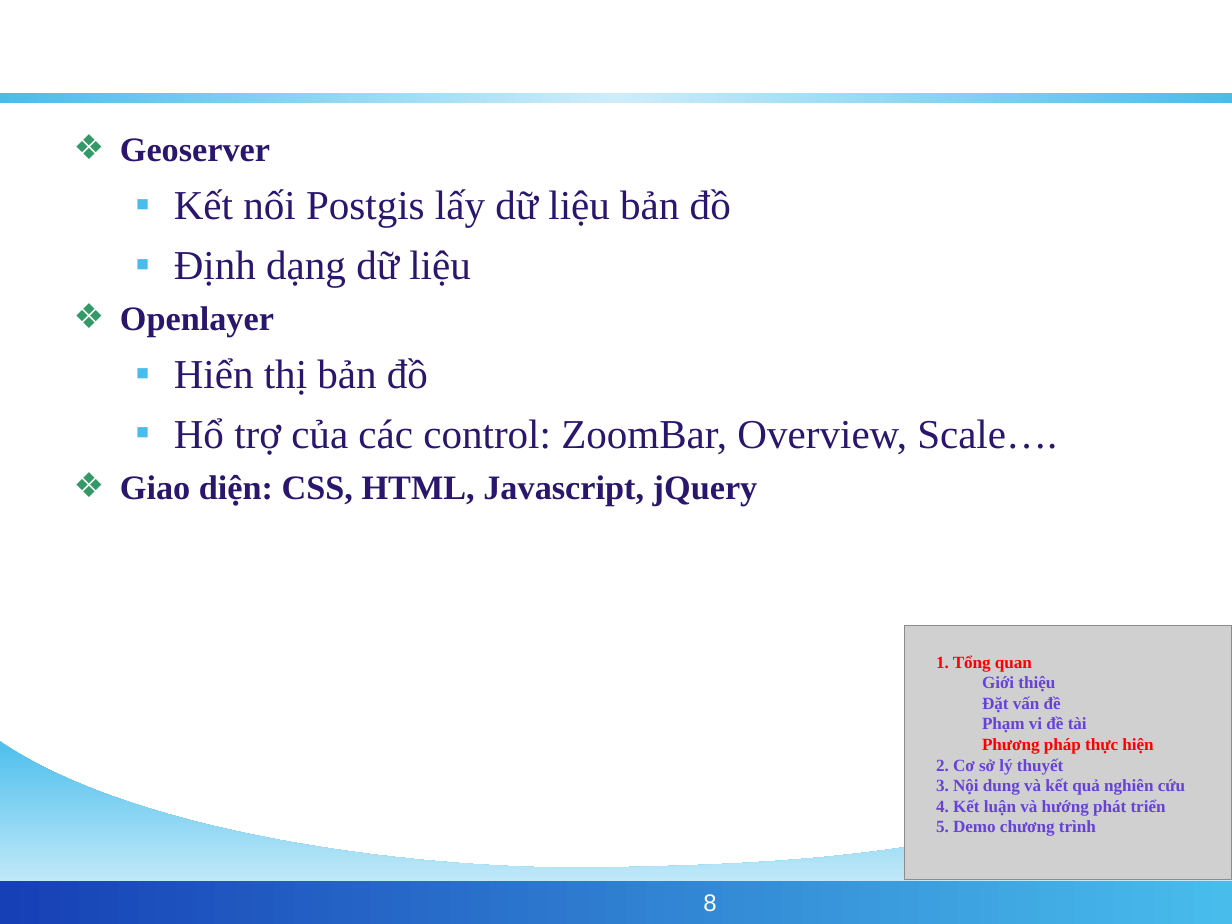
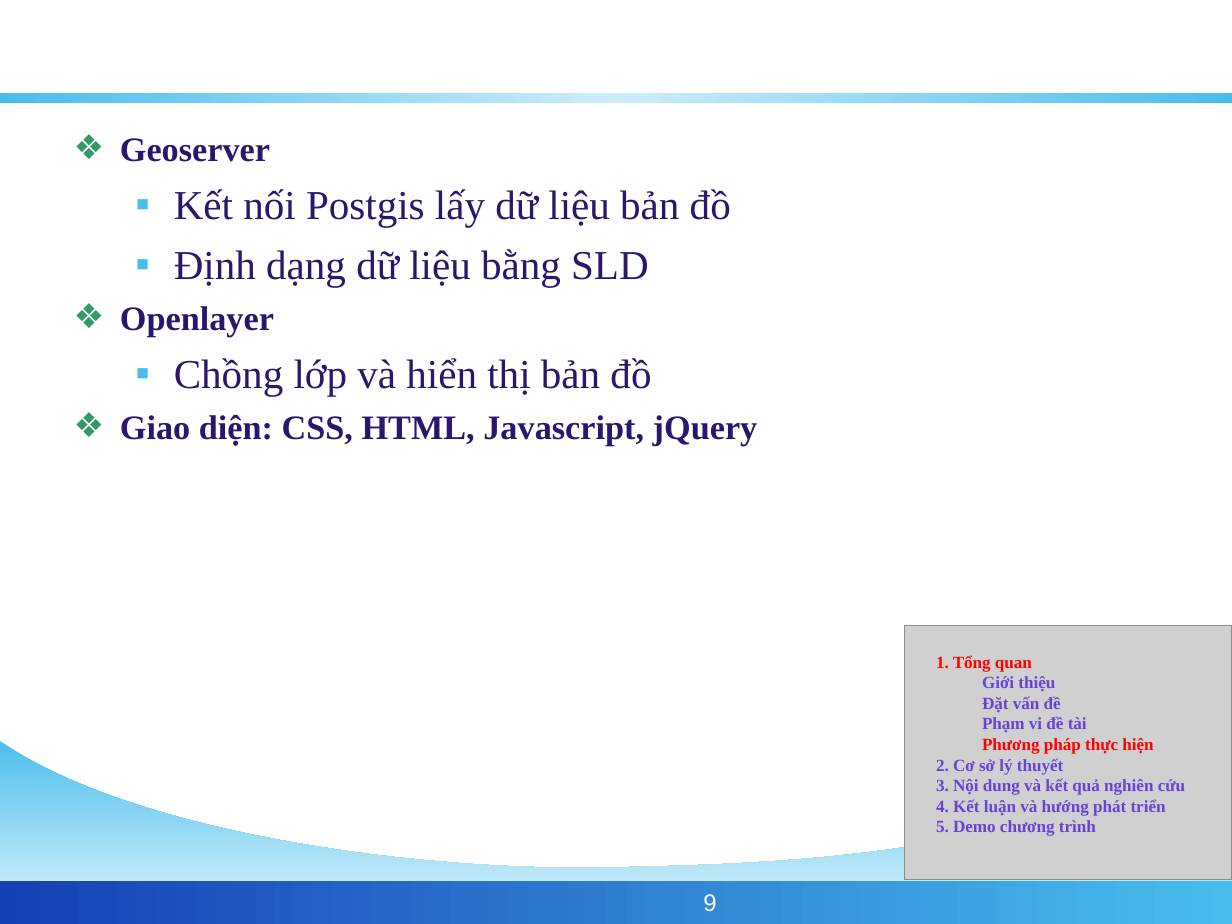
Before and after one commit to phamngsinh/cantho-webgis, a slide deck: slide 9 of Document/Bao Cao/BaoCaoLuanVan.ppt (slide 8 before the commit). Drawn at 1232x924 pixels with LibreOffice and Linux fonts; fonts in the diff are those of the drawing; grey boxes stand for pictures; background and template pictures are left out. Boxes give left, top, right and bottom in pixels: in the first picture for what was removed or moved away, otherwise in the second. Text is boxed around its words. In the diff, an @@ line names an element or a change of style, - is before the commit and + after.

```diff
--- a/Document/Bao Cao/BaoCaoLuanVan.ppt
+++ b/Document/Bao Cao/BaoCaoLuanVan.ppt
@@ text at (174,249,649,287): text changed @@
-  ▪ Định dạng dữ liệu
+  ▪ Định dạng dữ liệu bằng SLD
@@ text at (174,358,651,396): text changed @@
-  ▪ Hiển thị bản đồ
-  ▪ Hổ trợ của các control: ZoomBar, Overview, Scale….
+  ▪ Chồng lớp và hiển thị bản đồ
@@ page number at (703,894,716,912): text changed @@
-8
+9
```
Also in this commit, not shown: 9 other slides changed, 2 slides added, 1 slide removed.
